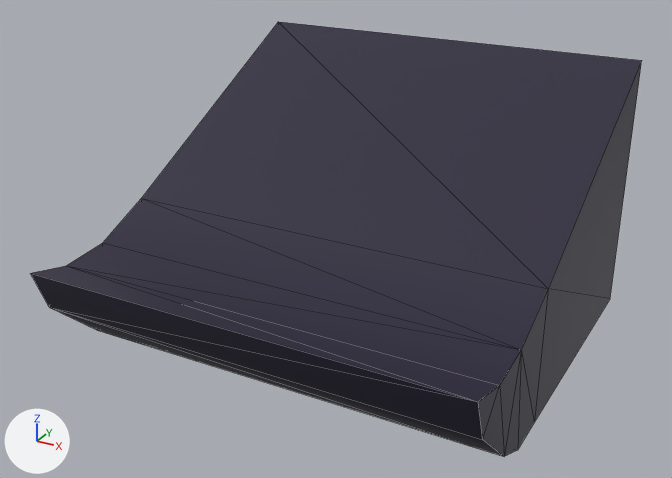
The FBX model Assets/Models/Buildings Kit/Imperial Buildings/BRoofPanel_C.fbx as it was, and as the next commit left it.
One viewpoint serves both versions: a 50 mm camera at (5.67, -8.97, 1.97) aimed at (1.92, -2.14, -1.44). Every picture has the same lights, and +X, +Y and +Z are marked at lower left. The picture after the commit comes second. Mesh edges are drawn as thin lines.

The scene before the commit, as lines of its bpy script (objects in view):
```python
mat_i_rooftrim = principled_material('I_RoofTrim')
mat_i_rooftrim.base_color = (0.205, 0.0134, 0.0222)  # red #7d1f29
me_cube_092 = bpy.data.meshes.new('Cube.092')
me_cube_092.from_pydata(...)  # 20 vertices, 36 faces; spans x 0.0..4.01, y -4.0..0.0, z -2.5..0.0
# faces by material slot: [32, 4]
me_cube_092.materials.append(mat_i_roofpanel)  # dark purple #251f38
me_cube_092.materials.append(mat_i_rooftrim)  # red #7d1f29
ob_broofpannel_c = bpy.data.objects.new('BRoofPannel_C', me_cube_092)
ob_broofpannel_c.location = (0.0, 0.0, 0.0)
```
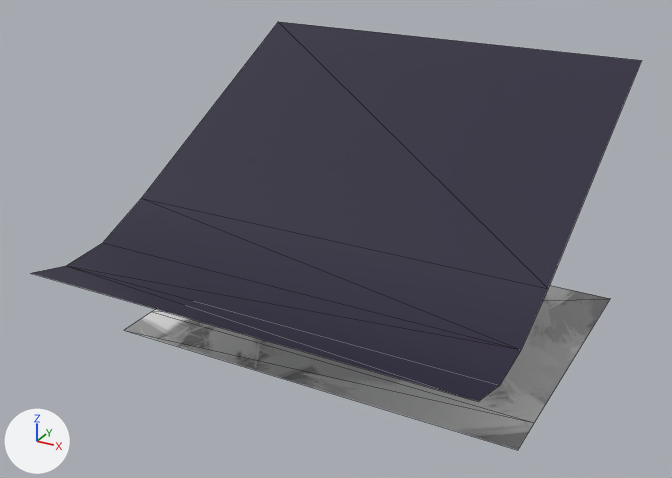
Location of each change, (x1, y1, x2, y2) in pixels of the pictures (672 x 478 px):
'BRoofPannel_C', reshaped
    before: (31, 22, 642, 456)
    after: (32, 22, 642, 450)
part 1 of me_cube_092, deleted
    before: (31, 63, 641, 456)

Diff of the bpy script that builds the scene:
```diff
--- a/Assets/Models/Buildings Kit/Imperial Buildings/BRoofPanel_C.fbx.py
+++ b/Assets/Models/Buildings Kit/Imperial Buildings/BRoofPanel_C.fbx.py
@@ img_painttxt_png @@
+img_painttxt_png = load_image('PaintTxt.png', '../../../Textures/ShaderTxt/PaintTxt.png', 4096, 4096, 'sRGB')
@@ mat_i_rooftrim @@
 mat_i_rooftrim = principled_material('I_RoofTrim')
-mat_i_rooftrim.base_color = (0.205, 0.0134, 0.0222)  # red #7d1f29
+mat_i_rooftrim.texture = img_painttxt_png
@@ me_cube_092 @@
 # used by ob_broofpannel_c; location = (0.0, 0.0, 0.0)
-me_cube_092.from_pydata(...)  # 20 vertices, 36 faces; spans x 0.0..4.01, y -4.0..0.0, z -2.5..0.0
+me_cube_092.from_pydata(...)  # 16 vertices, 12 faces; spans x 0.0..4.01, y -4.0..0.0, z -2.5..0.0
+# me_cube_092 part 1
+# 4 vertices are removed from x 0.0..4.0, y -3.85..-3.31, z -2.33..-1.84
+# 24 faces are deleted
 me_cube_092.materials.append(mat_i_roofpanel)
```
